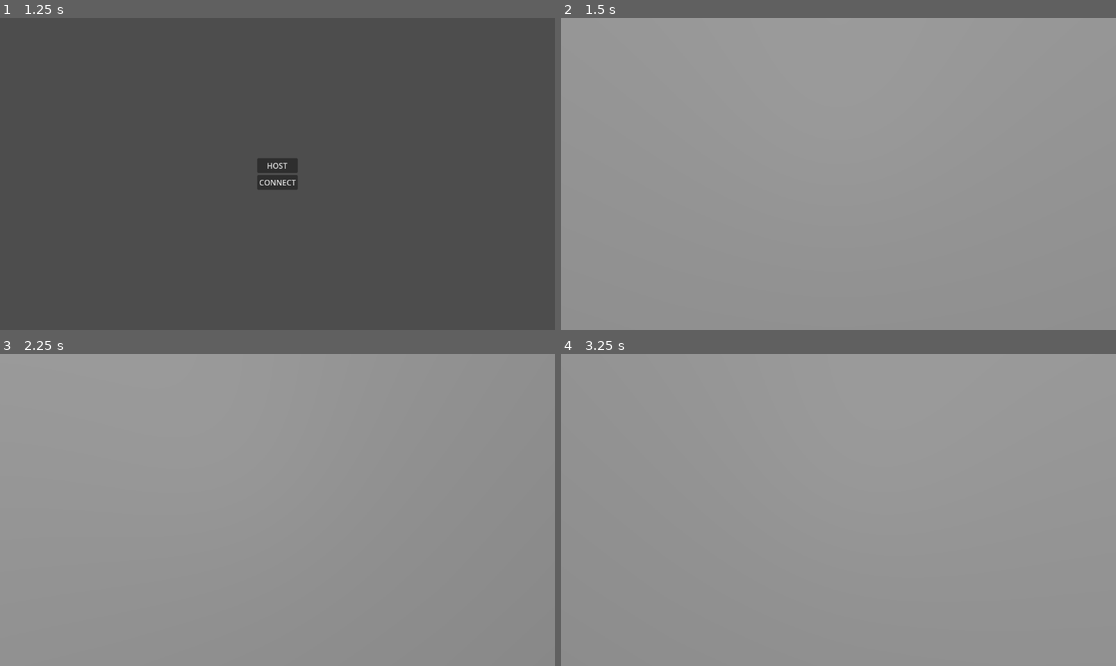
Above: before the commit, frames 1-4 (two rows, left to right).
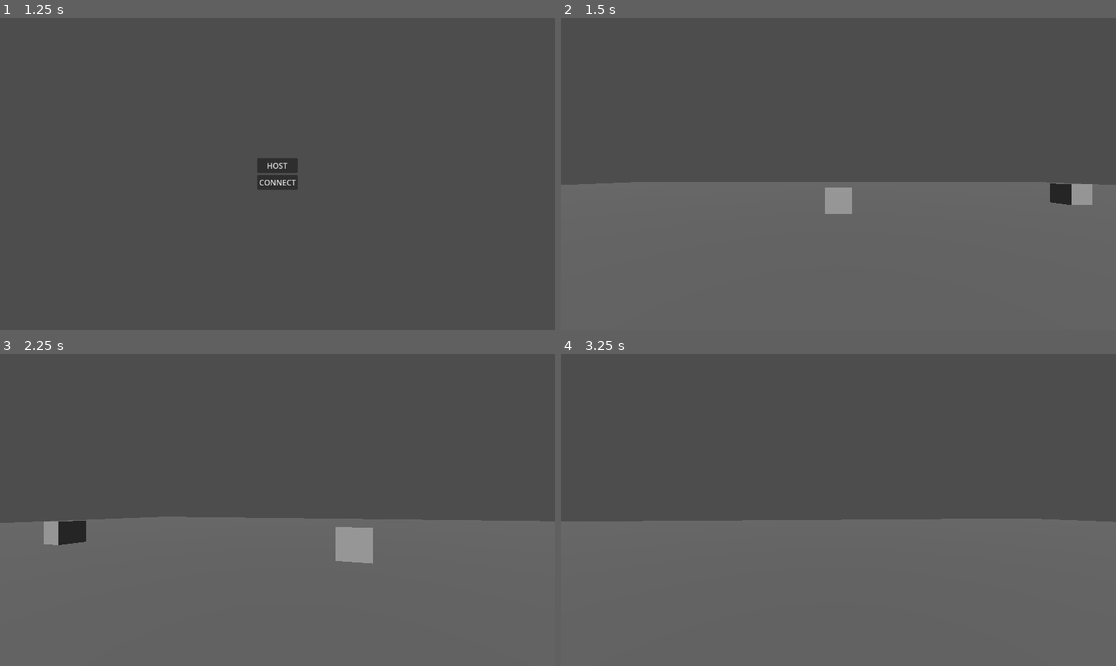
Above: after the commit, the same moments.

Repository: Hakej/3d-fpp-basic-multiplayer-project
Game: Godot game, scene res://scenes/MainScene.tscn
The game is run twice, just before and just after one commit, with the same random seed, the same clock (stepped at 60 frames per second) and the same inputs.
Inputs (mouse positions are in pixels of both pictures, inside the frame that each line leads up to):
- Up to frame 1 (1.25 s): tap Enter at 0.5 s; move the mouse to (399, 158) at 0.52 s; hold D (move_right) from 0.53 s (still down)
- Up to frame 2 (1.5 s): release D (move_right) at 1.25 s; click "HOST" at 1.25 s
- Up to frame 3 (2.25 s): tap Space at 2 s; move the mouse to (249, 510) at 2.02 s; hold W (move_forward) from 2.03 s (still down)
- Up to frame 4 (3.25 s): keep holding W (move_forward); move the mouse to (849, 503) at 2.77 s

Frame 1 is identical in both runs. In frame 2, 99% of the frame differs, in the area x 0-100%, y 0-100%; in frame 3, 99%; in frame 4, 100%.
Error before the commit: Cannot call method 'queue_free' on a null value. (res://scripts/prefabs/Character.gd:17)

Commit message:
Fix a crash on launch

Diff:
--- a/prefabs/Character.tscn
+++ b/prefabs/Character.tscn
@@ -13,7 +13,7 @@
 
 [node name="Character" type="CharacterBody3D" node_paths=PackedStringArray("model")]
 script = ExtResource("1_esgo2")
-model = NodePath("")
+model = NodePath("Model")
 
 [node name="Model" type="Node3D" parent="."]
 
